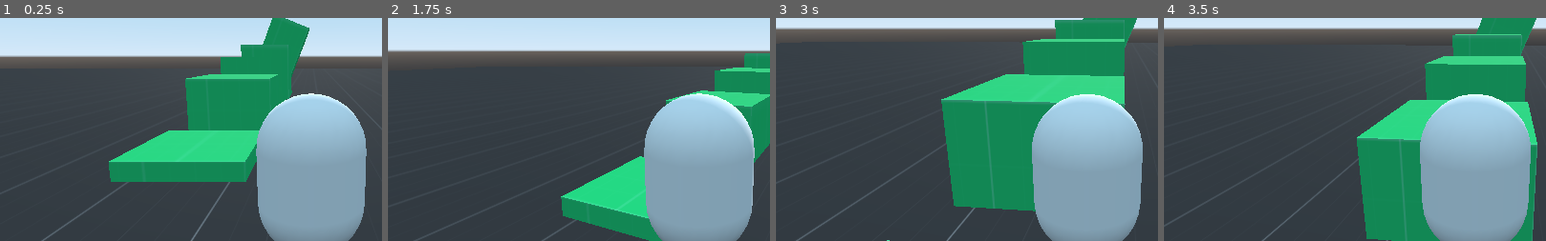
Above: before the commit, frames 1-4 (left to right).
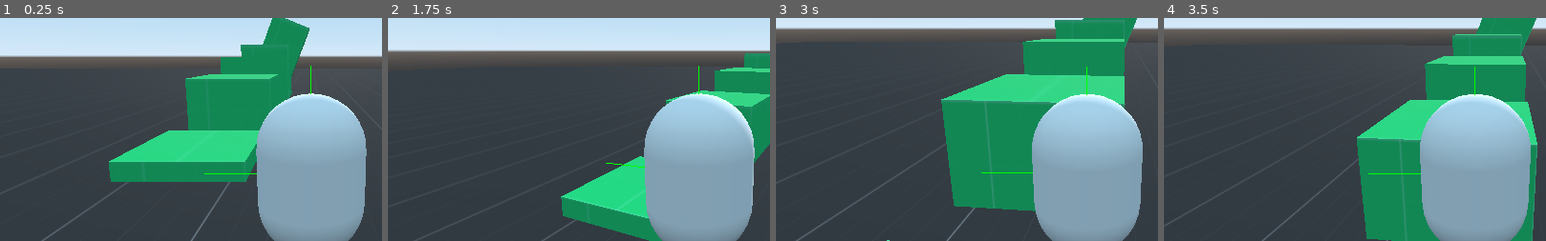
Above: after the commit, the same moments.

Repository: Boyquotes/godot_tps_learn
Game: Godot game, scene res://Main.tscn
Same seed, same stepped clock (60 frames per second), same inputs: the game is played once before the commit and once after it.
Inputs (mouse positions are % of the whole screen's width and height, from its top left):
- Up to frame 1 (0.25 s): no input
- Up to frame 2 (1.75 s): tap Enter at 0.5 s; move the mouse to (55, 50) at 0.52 s; hold Space (jump) 0.53-1.28 s; hold W (move_forward) from 0.53 s (still down); move the mouse to (45, 50) at 1.27 s; tap Alt (show_mouse) at 1.35 s; tap Space (jump) at 1.52, 1.55 s
- Up to frame 3 (3 s): keep holding W (move_forward); tap Space (jump) at 1.82 s; move the mouse to (52, 48) at 2.02 s; hold Space (jump) 2.03-2.78 s; move the mouse to (49, 52) at 2.77 s; tap Alt (show_mouse) at 2.85 s
- Up to frame 4 (3.5 s): keep holding W (move_forward); tap Space (jump) at 3.02, 3.05, 3.32 s
The pictures show only the part of the screen within x 9-59%, y 29-79%; the shares and areas given below are measured in that part.

The runs differ from the first frame. In frame 1, less than 0.1% of the frame differs, in the area x 53-82%, y 21-71%; in frame 2, less than 0.1%; in frame 3, less than 0.1%; in frame 4, less than 0.1%.

Commit message:
feat: go up along with the rotated up axis when climbing on bevel

Diff:
--- a/character/character.gd
+++ b/character/character.gd
@@ -24,6 +24,17 @@
 
 onready var raycasts = climber.get_children()
 
+func _process(delta):
+	var x = rotation_helper.transform.basis.x
+	var y = rotation_helper.transform.basis.y
+	var z = rotation_helper.transform.basis.z
+
+	var global_origin = rotation_helper.global_transform.origin
+
+	DDD.draw_line_3d(global_origin, global_origin + x * 2, Color.green)
+	DDD.draw_line_3d(global_origin, global_origin + y * 2, Color.green)
+	DDD.draw_line_3d(global_origin, global_origin + z * 2, Color.green)
+
 func rotate_character_y(phi: float):
 	rotation_helper.rotation.y += phi
 
--- a/character/statemachine/state_air.gd
+++ b/character/statemachine/state_air.gd
@@ -31,8 +31,37 @@
 			state_machine.travel("Idle", { "fallen": true })
 		else:
 			state_machine.travel("Walk", { "fallen": true })
+		return
 	elif Input.is_action_pressed("jump") and prev_jump_button_released:
 		state_machine.travel("Glide")
+		return
+
+
+	var input_dir = Vector3.ZERO
+
+	if Input.is_action_pressed("move_forward"):
+		input_dir.z += 1
+	if Input.is_action_pressed("move_backward"):
+		input_dir.z -= 1
+	if Input.is_action_pressed("move_left"):
+		input_dir.x += 1
+	if Input.is_action_pressed("move_right"):
+		input_dir.x -= 1
+
+	if not is_equal_approx(input_dir.length_squared(), 0.0):
+		var player_heading_dir = character.rotation_helper.transform.basis.z
+		var desired_dir = _get_desired_direction(input_dir)
+		var desired_heading_2d = Vector2(desired_dir.x, desired_dir.z)
+
+		var player_heading_2d = Vector2(player_heading_dir.x, player_heading_dir.z)
+
+		var phi = desired_heading_2d.angle_to(player_heading_2d)
+
+		if abs(phi) <= deg2rad(30) and character.climber.can_climb():
+			character.rotate_character_y(phi)
+			state_machine.travel("Climb")
+			return
+
 
 func deactivated() -> void:
 	airborne_time = 0
--- a/character/statemachine/state_climb.gd
+++ b/character/statemachine/state_climb.gd
@@ -1,6 +1,7 @@
 extends CharacterState
 
 var chest_collision_normal = Vector3.ZERO
+var up_axis = Vector3.UP
 
 func handle_input(_event: InputEvent) -> void:
 	pass
@@ -21,16 +22,19 @@
 
 	var input_dir = Vector3.ZERO
 
-	if Input.is_action_pressed("move_forward"):
-		input_dir.y += 1
-	if Input.is_action_pressed("move_backward"):
-		input_dir.y -= 1
 	if Input.is_action_pressed("move_left"):
 		input_dir.x += 1
 	if Input.is_action_pressed("move_right"):
 		input_dir.x -= 1
 
-	var desired_dir = input_dir.rotated(Vector3.UP, character.rotation_helper.rotation.y).normalized()
+	var desired_dir = input_dir.rotated(Vector3.UP, character.rotation_helper.rotation.y)
+
+	if Input.is_action_pressed("move_forward"):
+		desired_dir += up_axis
+	if Input.is_action_pressed("move_backward"):
+		desired_dir -= up_axis
+
+	desired_dir = desired_dir.normalized()
 
 	character.velocity = desired_dir * character.climb_speed
 	var normal = character.climber.get_chest_collision_normal()
@@ -40,10 +44,11 @@
 func activated(_message := {}) -> void:
 	if chest_collision_normal == Vector3.ZERO:
 		chest_collision_normal = character.climber.get_chest_collision_normal()
-	print(chest_collision_normal)
+
 	var axis_z = -1 * chest_collision_normal
 	var axis_x = chest_collision_normal.cross(Vector3.UP).normalized()
 	var axis_y = axis_z.rotated(axis_x, -PI/2)
+	up_axis = axis_y
 
 	character.rotation_helper.transform.basis = Basis(axis_x, axis_y, axis_z)
 
@@ -57,3 +62,4 @@
 	character.rotation_helper.transform.basis = Basis(axis_x, axis_y, axis_z)
 
 	chest_collision_normal = Vector3.ZERO
+	up_axis = Vector3.UP
